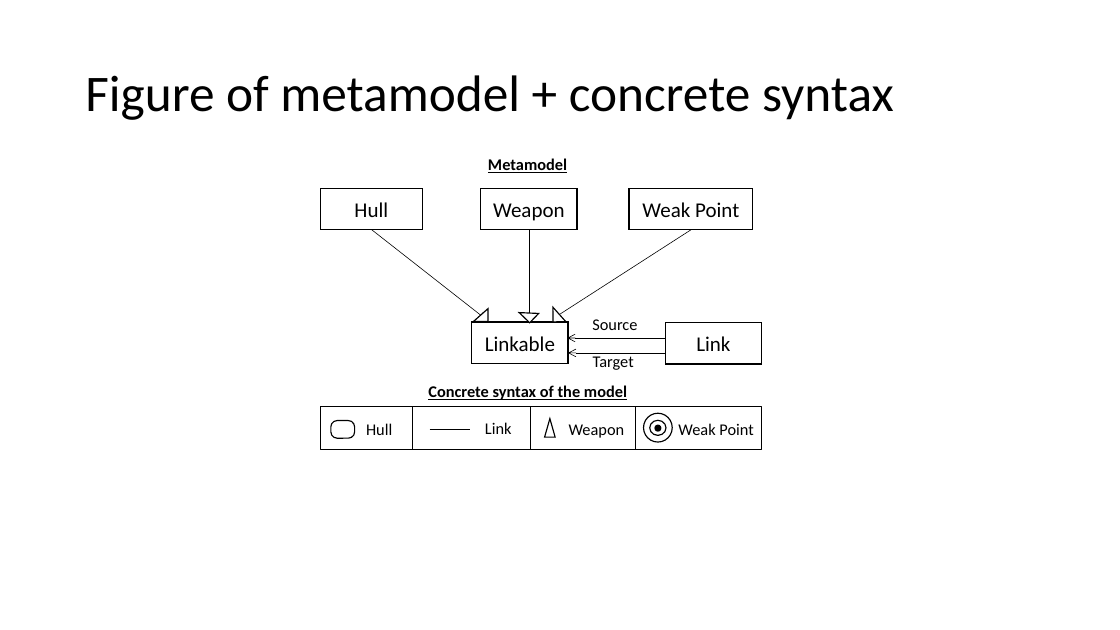
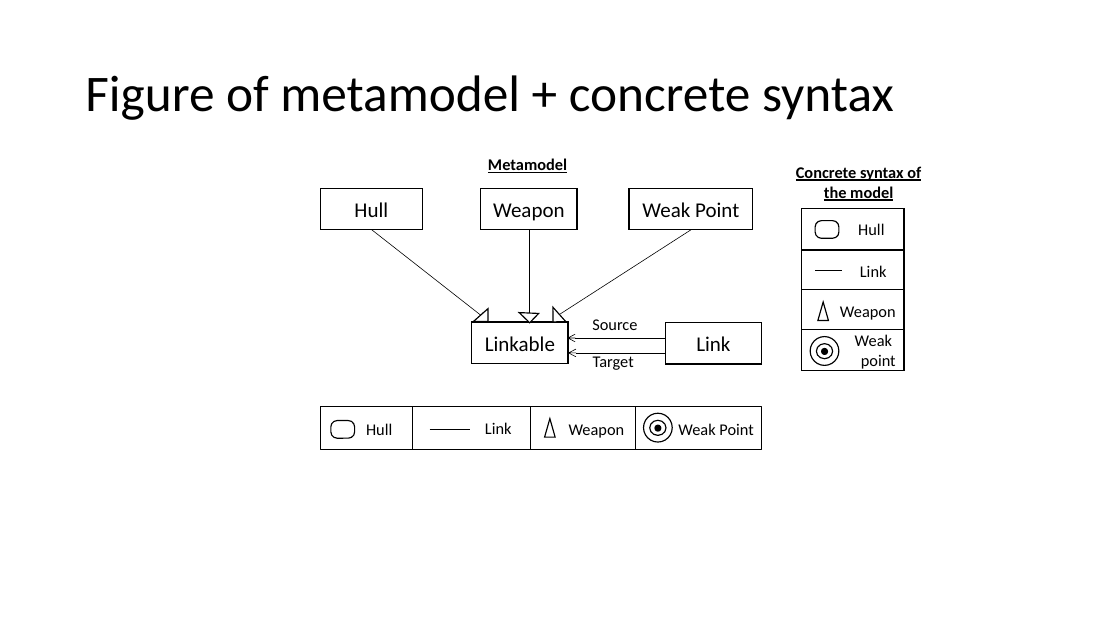
Before and after one commit to SOLAR-group/PCT, a slide deck: slide 3 of Figures/Source/VideogameTransplantationExample.pptx. Drawn at 1120x630 pixels with LibreOffice and Linux fonts; fonts in the diff are those of the drawing. Boxes give left, top, right and bottom in pixels: in the first picture for what was removed or moved away, otherwise in the second. Text is boxed around its words. In the diff, an @@ line names an element or a change of style, - is before the commit and + after.

```diff
--- a/Figures/Source/VideogameTransplantationExample.pptx
+++ b/Figures/Source/VideogameTransplantationExample.pptx
@@ text "Concrete syntax of the model": place and size @@
-text "Concrete syntax of the model" at (428,385,627,400)
+text "Concrete syntax of the model" at (796,166,921,201)
@@ text "Concrete syntax of the model" at (796,166,921,201): alignment left to centre @@
@@ rectangle added at (802,209,905,250), fill #FFFFFF, outline #000000 1 pt, 14 pt, text #000000 @@
+Hull
@@ rounded rectangle added at (815,221,839,239), fill #FFFFFF, outline #000000 1 pt @@
@@ rectangle added at (802,250,905,292), fill #FFFFFF, outline #000000 1 pt, 14 pt, text #000000 @@
+Link
@@ rectangle added at (802,290,905,331), fill #FFFFFF, outline #000000 1 pt, 14 pt, text #000000 @@
+Weapon
@@ line added from (815, 271) to (842, 271), #000000 0.5 pt @@
@@ rectangle added at (802,329,905,371), fill #FFFFFF, outline #000000 1 pt, 14 pt, text #000000 @@
+Weak
+point
@@ triangle added at (818,302,829,320), fill #FFFFFF, outline #000000 1 pt @@
@@ ellipse added at (811,337,839,365), fill #FFFFFF, outline #000000 1 pt @@
@@ ellipse added at (817,344,833,359), fill #FFFFFF, outline #000000 1 pt @@
@@ ellipse added at (822,349,828,355), fill #000000, outline #000000 1 pt @@
```
Also in this commit, not shown: 1 other slide changed, 14 other files.
